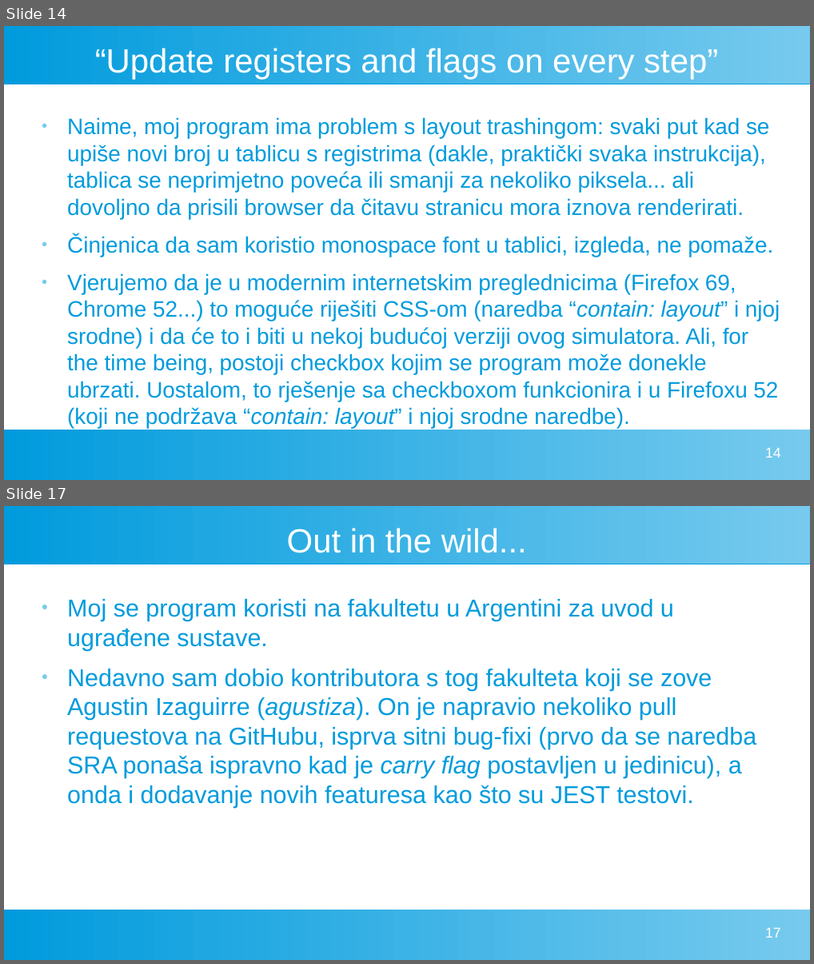
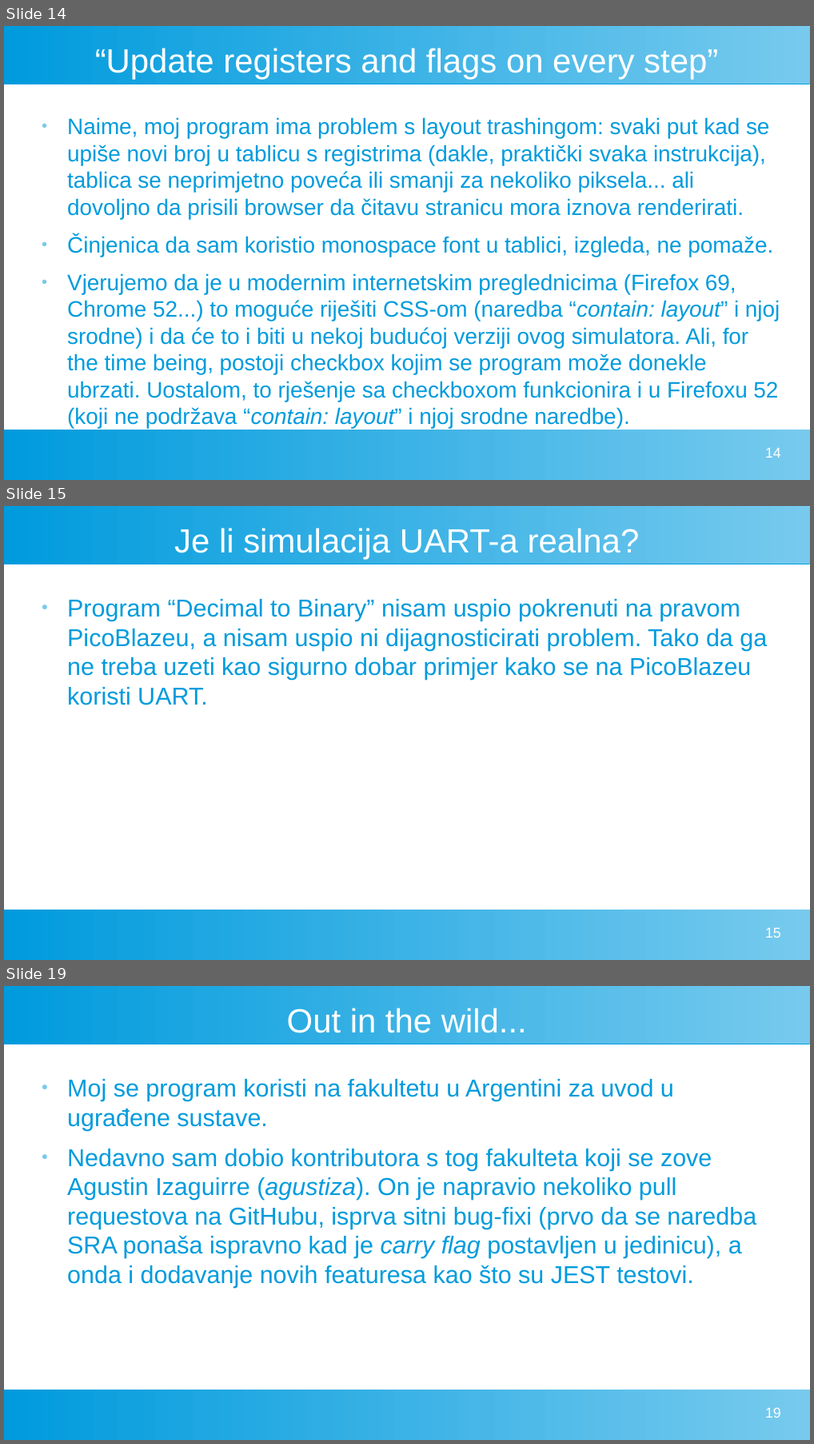
Before and after one commit to FlatAssembler/PicoBlaze_Simulator_in_JS, a slide deck: seminar/PicoBlaze.odp. Shown one above the other, each under a label of ours: slides 14 and 17 before the commit, slides 14, 15 and 19 after it; the slides between them are not shown. The pictures are 814x964 and 814x1444 pixels, drawn with LibreOffice and Linux fonts; fonts in the diff are those of the drawing. Boxes give left, top, right and bottom in pixels: in the first picture for what was removed or moved away, otherwise in the second. Text is boxed around its words. In the diff, an @@ line names an element or a change of style, - is before the commit and + after.

```diff
--- a/seminar/PicoBlaze.odp
+++ b/seminar/PicoBlaze.odp
@@ slide 15 added at (x1=4, y1=506, x2=810, y2=960), background #FFFFFF; not listed: 2 template elements that a slide beside it also shows @@
@@ title added at (x1=174, y1=528, x2=640, y2=560), 33 pt, text #FFFFFF @@
+Je li simulacija UART-a realna?
@@ text added at (x1=67, y1=599, x2=767, y2=705), 24 pt, text #009BDD @@
+● Program “Decimal to Binary” nisam uspio pokrenuti na pravom PicoBlazeu, a nisam uspio ni dijagnosticirati problem. Tako da ga ne treba uzeti kao sigurno dobar primjer kako se na PicoBlazeu koristi UART.
@@ page number added at (x1=766, y1=928, x2=782, y2=937), 14 pt, text #FFFFFF @@
+15
@@ what was slide 17 is now slide 19 @@
@@ page number at (x1=766, y1=1407, x2=782, y2=1417): text changed @@
-17
+19
```
Also in this commit, not shown: 3 slides changed, 1 other slide added, 1 other file.
